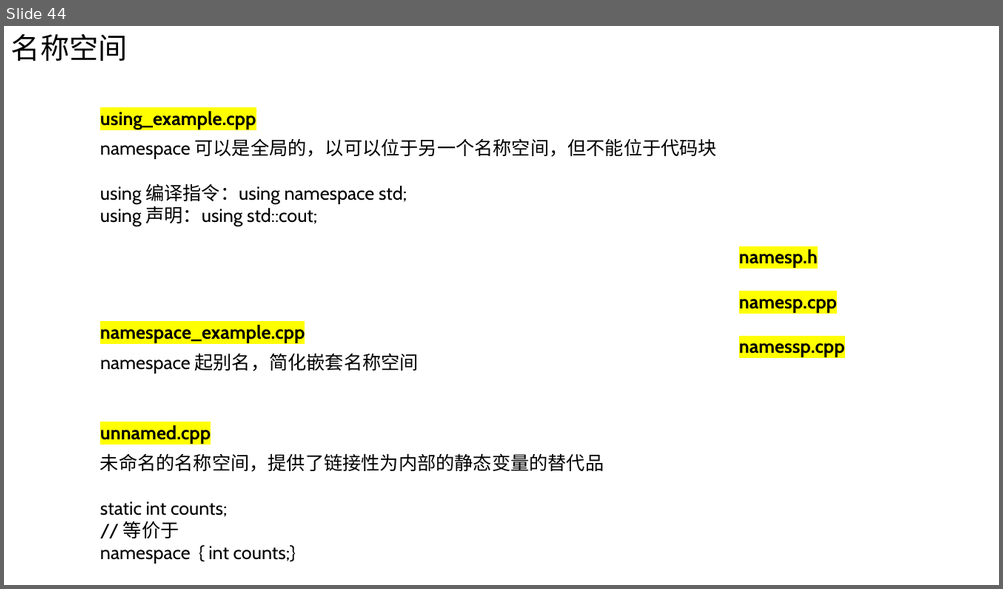
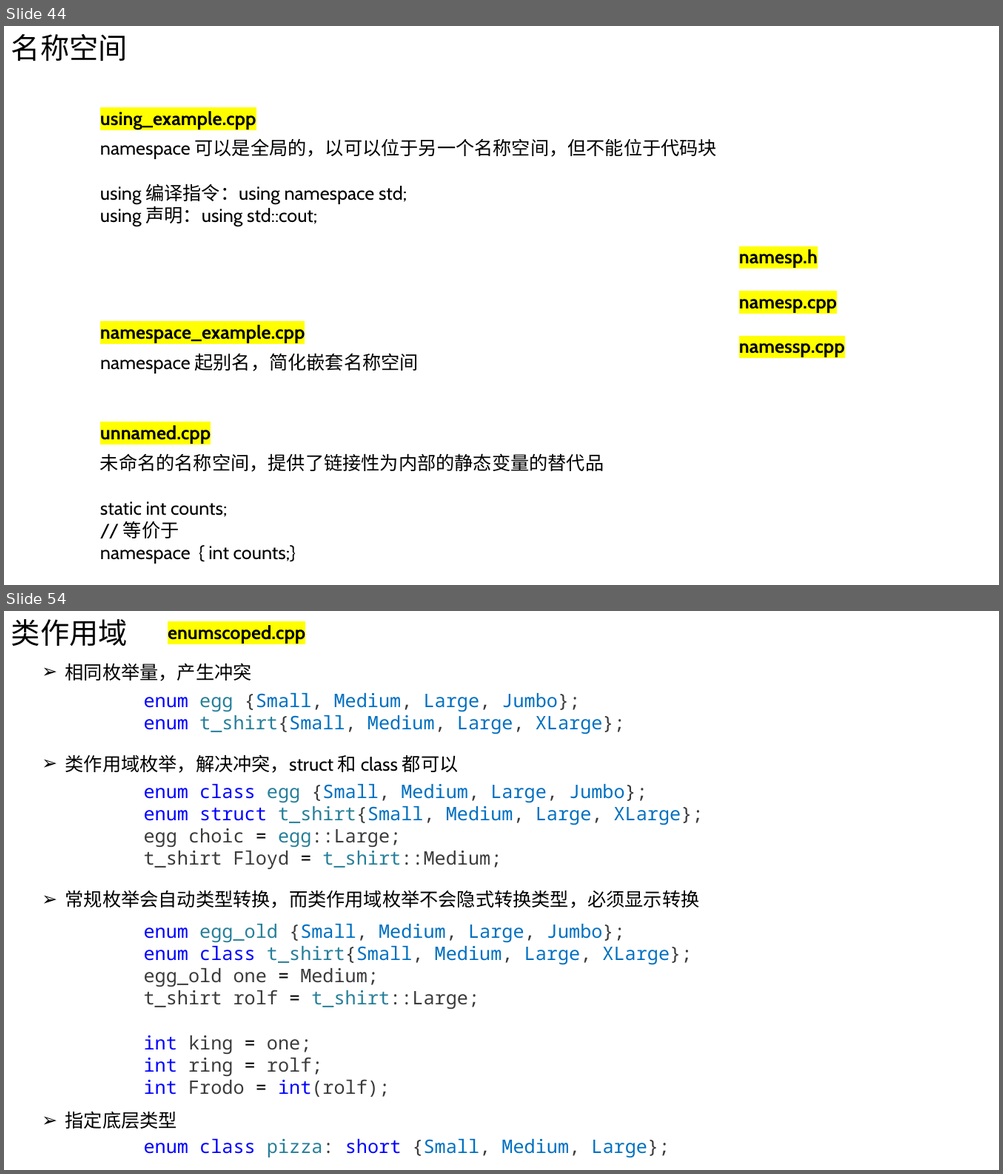
Before and after one commit to Chao200/CPP_Primer_Plus, a slide deck: C++ Primer Plus.pptx. Shown one above the other, each under a label of ours: slide 44 before the commit, slides 44 and 54 after it; the slides between them are not shown. The pictures are 1003x589 and 1003x1174 pixels, drawn with LibreOffice and Linux fonts; fonts in the diff are those of the drawing. Boxes give left, top, right and bottom in pixels: in the first picture for what was removed or moved away, otherwise in the second. Text is boxed around its words. In the diff, an @@ line names an element or a change of style, - is before the commit and + after.

```diff
--- a/C++ Primer Plus.pptx
+++ b/C++ Primer Plus.pptx
@@ slide 54 added at bbox=[4, 611, 999, 1170], background #FFFFFF @@
@@ text added at bbox=[11, 619, 128, 646], 28 pt, text #000000 @@
+类作用域
@@ text added at bbox=[168, 625, 305, 644], 18 pt, text #000000, bold @@
+enumscoped.cpp
@@ text added at bbox=[65, 663, 252, 681], 18 pt, text #000000 @@
+➢ 相同枚举量，产生冲突
@@ text added at bbox=[144, 693, 625, 734], 18 pt, text #0070C1 @@
+enum egg {Small, Medium, Large, Jumbo};
+enum t_shirt{Small, Medium, Large, XLarge};
@@ text added at bbox=[65, 755, 458, 773], 18 pt, text #000000 @@
+➢ 类作用域枚举，解决冲突，struct 和 class 都可以
@@ text added at bbox=[144, 784, 703, 869], 18 pt, text #3B3B3B @@
+enum class egg {Small, Medium, Large, Jumbo};
+enum struct t_shirt{Small, Medium, Large, XLarge};
+egg choic = egg::Large;
+t_shirt Floyd = t_shirt::Medium;
@@ text added at bbox=[65, 890, 700, 908], 18 pt, text #000000 @@
+➢ 常规枚举会自动类型转换，而类作用域枚举不会隐式转换类型，必须显示转换
@@ text added at bbox=[144, 924, 691, 1097], 18 pt, text #3B3B3B @@
+enum egg_old {Small, Medium, Large, Jumbo};
+enum class t_shirt{Small, Medium, Large, XLarge};
+egg_old one = Medium;
+t_shirt rolf = t_shirt::Large;
+int king = one;
+int ring = rolf;
+int Frodo = int(rolf);
@@ text added at bbox=[65, 1111, 177, 1129], 18 pt, text #000000 @@
+➢ 指定底层类型
@@ text added at bbox=[144, 1139, 669, 1158], 18 pt, text #0070C1 @@
+enum class pizza: short {Small, Medium, Large};
```
Also in this commit, not shown: 1 slide changed, 9 other slides added, 1 slide removed.
